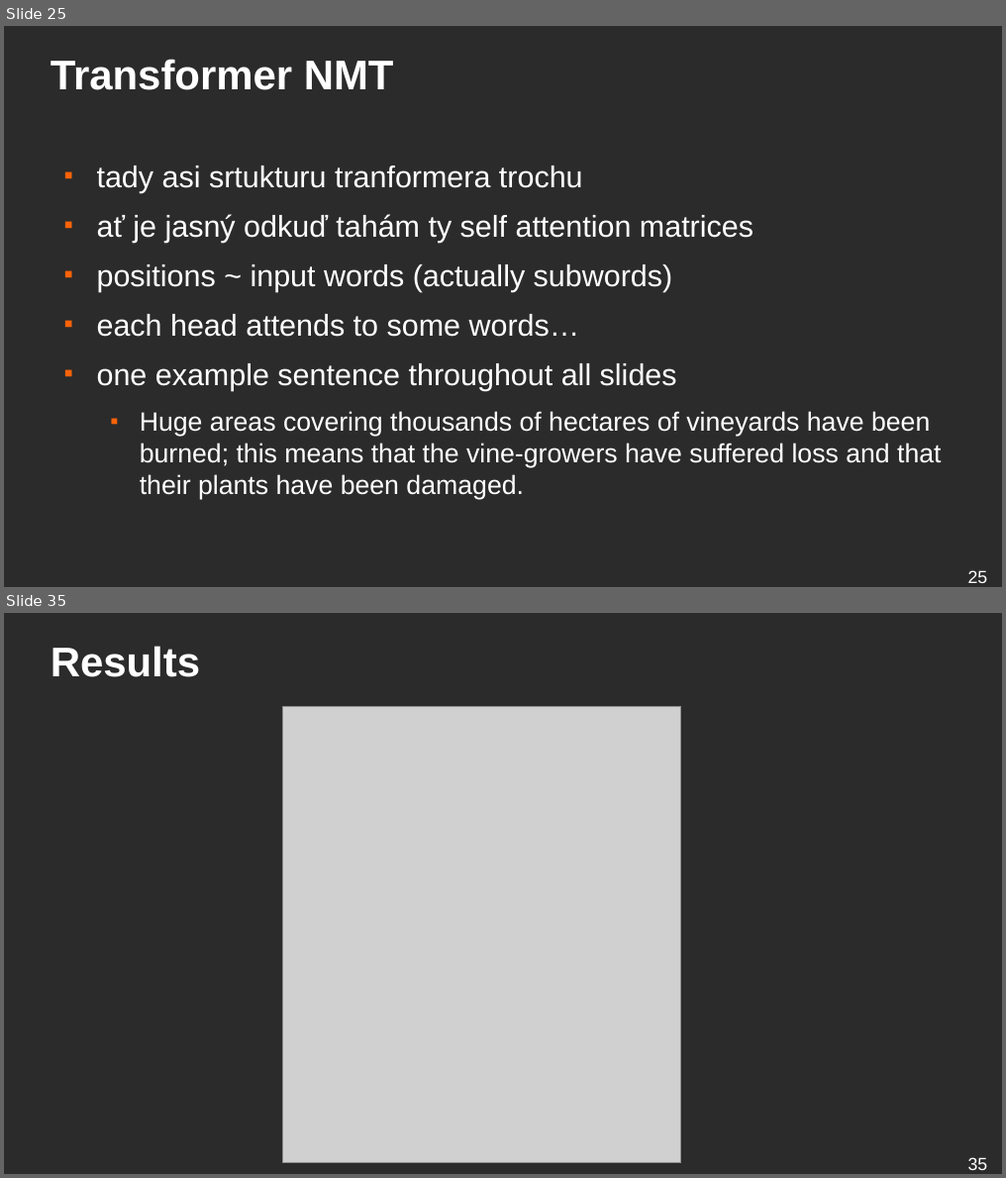
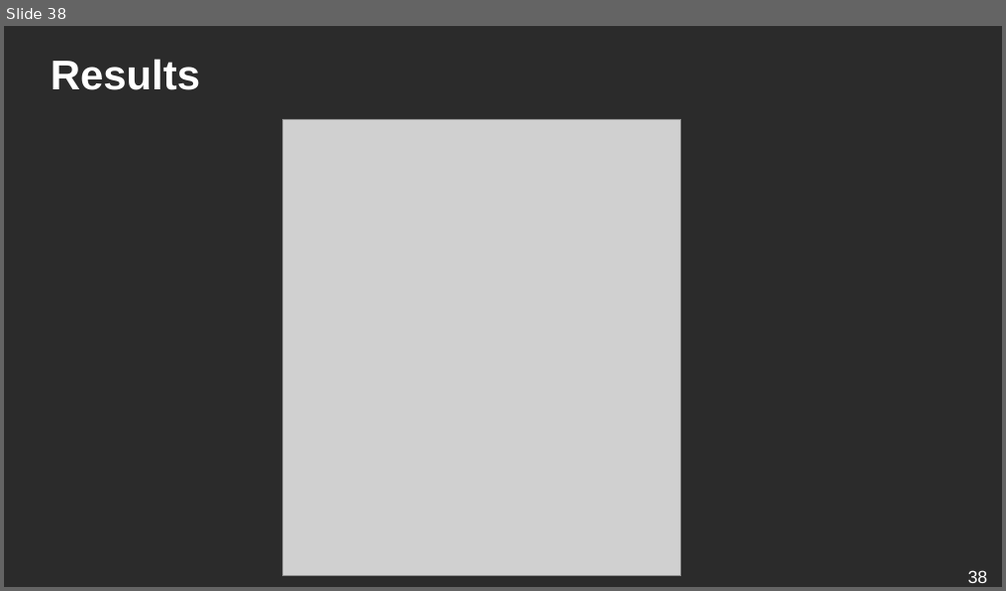
Before and after one commit to ufal/lsd, a slide deck: conferences/2019-blackbox-balustrades/presentation.odp. Shown one above the other, each under a label of ours: slides 25 and 35 before the commit, slide 38 after it; the slides between them are not shown. The pictures are 1006x1178 and 1006x591 pixels, drawn with LibreOffice and Linux fonts; fonts in the diff are those of the drawing; grey boxes stand for pictures; background and template pictures are left out; a plain dark background stands for a picture behind light text. Boxes give left, top, right and bottom in pixels: in the first picture for what was removed or moved away, otherwise in the second. Text is boxed around its words. In the diff, an @@ line names an element or a change of style, - is before the commit and + after.

```diff
--- a/conferences/2019-blackbox-balustrades/presentation.odp
+++ b/conferences/2019-blackbox-balustrades/presentation.odp
@@ slide 25 removed at (4, 26, 1002, 587), background picture (left out) @@
@@ title removed at (51, 59, 394, 90) @@
-Transformer NMT
@@ text removed at (97, 166, 941, 499) @@
-■ tady asi srtukturu tranformera trochu
-■ ať je jasný odkuď tahám ty self attention matrices
-■ positions ~ input words (actually subwords)
-■ each head attends to some words…
-■ one example sentence throughout all slides
-  ■ Huge areas covering thousands of hectares of vineyards have been burned; this means that the vine-growers have suffered loss and that their plants have been damaged.
@@ page number removed at (968, 570, 988, 583) @@
-25
@@ what was slide 35 is now slide 38 @@
@@ page number at (968, 570, 988, 583): text changed @@
-35
+38
```
Also in this commit, not shown: 3 slides changed, 14 slides added, 10 other slides removed, 1 other file.
